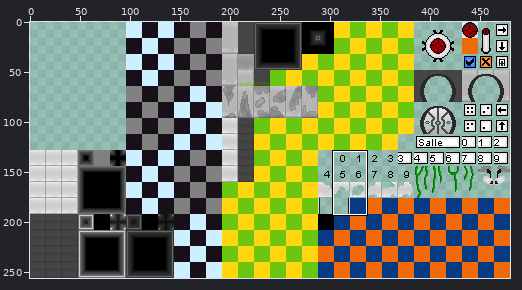
Two versions of one sprite sheet, data/graphics/tiles/chipset.png. The picture above shows the old version from afar; the outline marks the close-up.
Close-up. Old version:
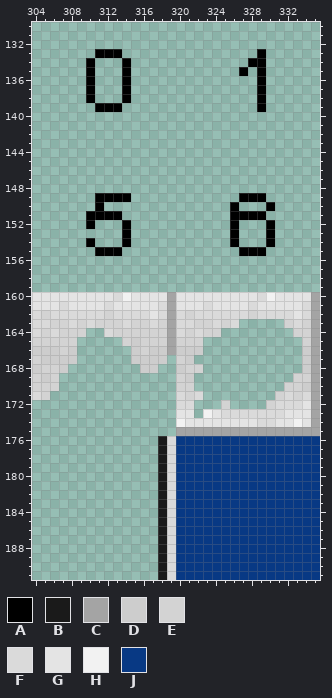
The file is 480x256 pixels. Colours within 5 levels of each other are drawn and written as one. Shown: x 304..335, y 130..191. The commit also changed other parts of the picture, which this record leaves out.
Palette (. is transparent): A #000000  B #1a1a1a  C #a4a4a4  D #cdcdcd  E #d3d3d3  F #dadada  G #e4e4e4  H #f2f2f2  J #083984
Pixels before, first column x 304:
133 .......AAA...............A......
134 ......A...A.............AA......
135 ......A...A............A.A......
136 ......A...A..............A......
137 ......A...A..............A......
138 ......A...A..............A......
139 .......AAA...............A......
140 ................................
141 ................................
142 ................................
143 ................................
144 ................................
145 ................................
146 ................................
147 ................................
148 ................................
149 .......AAAA............AAA......
150 .......A..............A...A.....
151 ......AAAA............AAAA......
152 ......A...A...........A...A.....
153 ..........A...........A...A.....
154 ......A...A...........A...A.....
155 .......AAA.............AAA......
156 ................................
157 ................................
158 ................................
159 ................................
160 GGGGGGGGGFHGGGGCGGGGGGGGGFHGGGGC
161 GGGFGGGGFGGGGGFCGGGFGGGGFGGGGGFC
162 FEFFFFFFEFFFFGFCFEFFFFFFEFFFFGFC
163 FFEEFEFEEEFEEFECFFEEFEF.....EFEC
164 FEFEEE..FEEEEEECFEFEE........EEC
165 EEEEE.....EDEEECEEE...........EC
166 DDDED......DEDDCDDD...........DC
167 EDDDD......DDDD.ED............DC
168 DEED........DD..DEE...........DC
169 EDE.............ED...........EEC
170 EEE.............EE..........EEDC
171 FE..............FEF........EFEFC
172 ................FF...E....EFFFGC
173 ................GG.HGFFFFFFFGGGC
174 ................HGGGGGGGGFFGGHGC
175 ................CCCCCCCCCCCCCCCC
176 ..............BFJJJJJJJJJJJJJJJJ
177 ..............BFJJJJJJJJJJJJJJJJ
178 ..............BFJJJJJJJJJJJJJJJJ
179 ..............BFJJJJJJJJJJJJJJJJ
180 ..............BFJJJJJJJJJJJJJJJJ
181 ..............BFJJJJJJJJJJJJJJJJ
182 ..............BFJJJJJJJJJJJJJJJJ
183 ..............BFJJJJJJJJJJJJJJJJ
184 ..............BFJJJJJJJJJJJJJJJJ
185 ..............BFJJJJJJJJJJJJJJJJ
186 ..............BFJJJJJJJJJJJJJJJJ
187 ..............BFJJJJJJJJJJJJJJJJ
188 ..............BFJJJJJJJJJJJJJJJJ
189 ..............BFJJJJJJJJJJJJJJJJ
190 ..............BFJJJJJJJJJJJJJJJJ
191 ..............BFJJJJJJJJJJJJJJJJ
After:
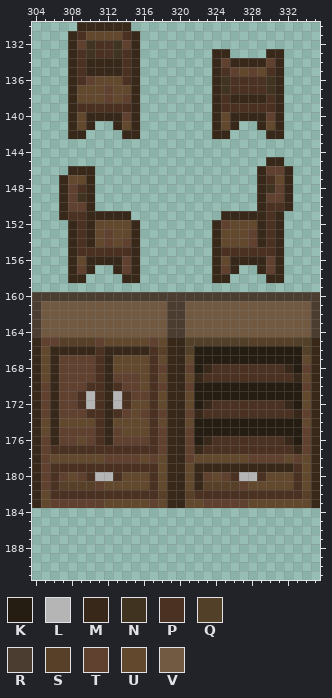
Colours new in this view: K #251c12  L #b5b5b5  M #37281a  N #403320  P #4a3121  Q #524128  R #4b3e31  S #584028  T #60402e  U #62482d  V #725a42
Edits made:
Changed rows in their new state; - is an unchanged pixel.
first column x 304:
130 -----MMMMMM---------------------
131 ----MPUUUUPM--------------------
132 ----MTNPPNTM--------------------
133 ----MPNPPNPM--------MM---.MM----
134 ----MPMMMMPM--------MTMMMMTM----
135 ----MPMMMMPM--------MPTUTUPM----
136 ----MPTUUUPM--------MNPPPPNM----
137 ----MUUUTUUM--------MNPPPPNM----
138 ----MUUUTUTM--------MPMMMMPM----
139 ----MPPPPPPM--------MPPPPPPM----
140 ----MUMMMMTM--------MUMMMMTM----
141 ----MUM--MUM--------MUM--MUM----
142 ----MM----MM--------MM----MM----
145 --------------------------MM----
146 ----MMM------------------MTTM---
147 ---MUUM------------------MPUM---
148 ---MTPM------------------MNTM---
149 ---MTNM....------------..MTTM---
150 ---MTTM.--------------.--MPPM---
151 ---MPPMMMMM----------MMMMMPM----
152 ----MPMUUUUM--------MTUUUMPM----
153 ----MPMUTUUM--------MUUUTMPM----
154 ----MPMUTUTM--------MUUUTMPM----
155 ----MPPPPPPM--------MPPPPPPM----
156 ----MUMMMMTM--------MUMMMMTM----
157 ----MTM--MTM--------MTM--MTM----
158 ----MM----MM--------MM----MM----
160 RRRRRRRRRRRRRRRRRRRRRRRRRRRRRRRR
161 RVVVVVVVVVVVVVVRRVVVVVVVVVVVVVVR
162 RVVVVVVVVVVVVVVRRVVVVVVVVVVVVVVR
163 RVVVVVVVVVVVVVVRRVVVVVVVVVVVVVVR
164 RVVVVVVVVVVVVVVRRVVVVVVVVVVVVVVR
165 MTTSSSSTUUUUUTUMMQQQQQQQSSSSSQQM
166 MUMMMMMPMMMMMPSMMQKKKKKKKKKKKKQM
167 MUMTTTTPMUUUUPUMMUKKKKKKKKKKKKUM
168 MUMTTTTPMUUUUPTMMTKMPPPPPPPPMKTM
169 MUMTTTTPMTTTUPUMMUMPPPPPPPPPPMUM
170 MTMTTTPPMPTTUPTMMTKKKKKKKKKKKKTM
171 MTMTTPLPMLPTTPUMMUKKKKKKKKKKKKUM
172 MTMTTPLPMLPUUPUMMUKMPPPPPPPPMKUM
173 MTMTTTPPMPTUTPTMMTMPPPPPPPPPPMTM
174 MUMUUUUPMUUUUPUMMUKKKKKKKKKKKKUM
175 MUMTTTTPMTUUUPTMMTKKKKKKKKKKKKTM
176 MTMTTUTPMTTTTPTMMTKMPPPPPPPPMKTM
177 MTPPPPPPPPPPPPTMMTMPPPPPPPPPPMTM
178 MTUUUUUUTTTTUTUMMTUUUUUUTTTTUTUM
179 MTPPPPPPPPPPPPUMMUMMMMMMMMMMMPUM
180 MTPTUTPLLPUUUPUMMUMTUTPLLPUUUPUM
181 MTPSSSSTUUUUUPUMMUMSSSSTUUUUUPUM
182 MUPPPPPPPPPPPPSMMSPPPPPPPPPPPPSM
183 MUTTTTTTUUUUUTUMMUUTTTTTUUUUUUUM
184 --------------..................
185 --------------..................
186 --------------..................
187 --------------..................
188 --------------..................
189 --------------..................
190 --------------..................
191 --------------..................
Changed places in both close-ups, as pixel boxes (x1, y1, x2, y2):
changed: (32, 22, 320, 580)
